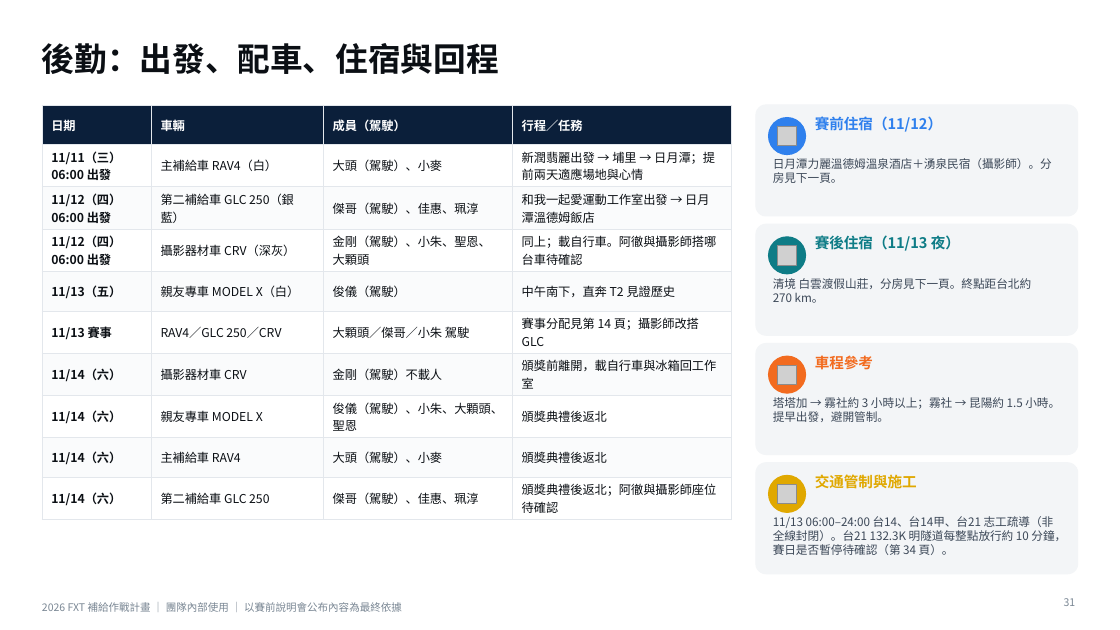
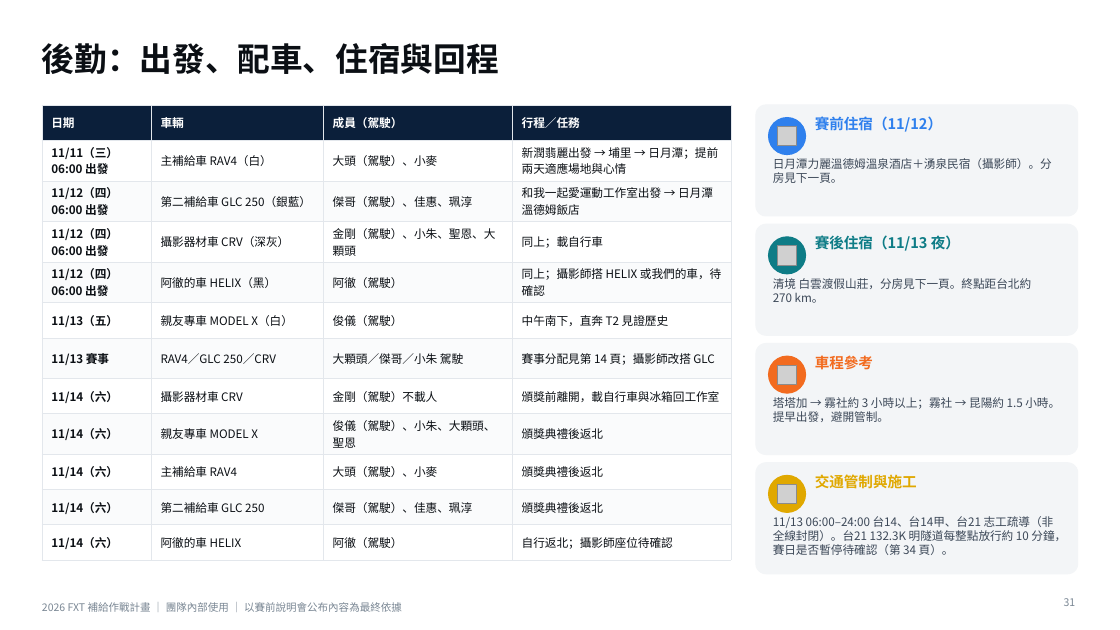
Before and after one commit to powermovebboy-sys/Race-site, a slide deck: slide 31 of deck/2026_FXT_補給作戰計畫.pptx. Drawn at 1120x630 pixels with LibreOffice and Linux fonts; fonts in the diff are those of the drawing; grey boxes stand for pictures. Boxes give left, top, right and bottom in pixels: in the first picture for what was removed or moved away, otherwise in the second. Text is boxed around its words. In the diff, an @@ line names an element or a change of style, - is before the commit and + after.

```diff
--- a/deck/2026_FXT_補給作戰計畫.pptx
+++ b/deck/2026_FXT_補給作戰計畫.pptx
@@ table at (42, 105, 731, 553) @@
-row 4: 11/12（四） / 06:00 出發 | 攝影器材車 CRV（深灰） | 金剛（駕駛）、小朱、聖恩、大顆頭 | 同上；載自行車。阿徹與攝影師搭哪台車待確認
+row 4: 11/12（四） / 06:00 出發 | 攝影器材車 CRV（深灰） | 金剛（駕駛）、小朱、聖恩、大顆頭 | 同上；載自行車
+row 5: 11/12（四） / 06:00 出發 | 阿徹的車 HELIX（黑） | 阿徹（駕駛） | 同上；攝影師搭 HELIX 或我們的車，待確認
-row 10: 11/14（六） | 第二補給車 GLC 250 | 傑哥（駕駛）、佳惠、珮淳 | 頒獎典禮後返北；阿徹與攝影師座位待確認
+row 11: 11/14（六） | 第二補給車 GLC 250 | 傑哥（駕駛）、佳惠、珮淳 | 頒獎典禮後返北
+row 12: 11/14（六） | 阿徹的車 HELIX | 阿徹（駕駛） | 自行返北；攝影師座位待確認
```
Also in this commit, not shown: 1 other slide changed, 3 other files.
